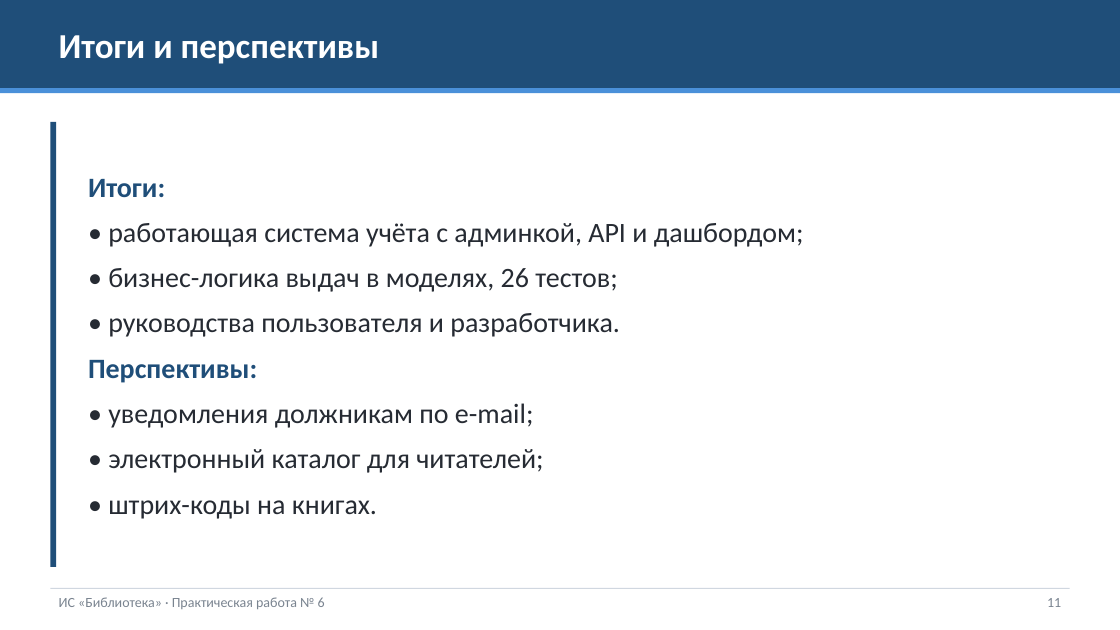
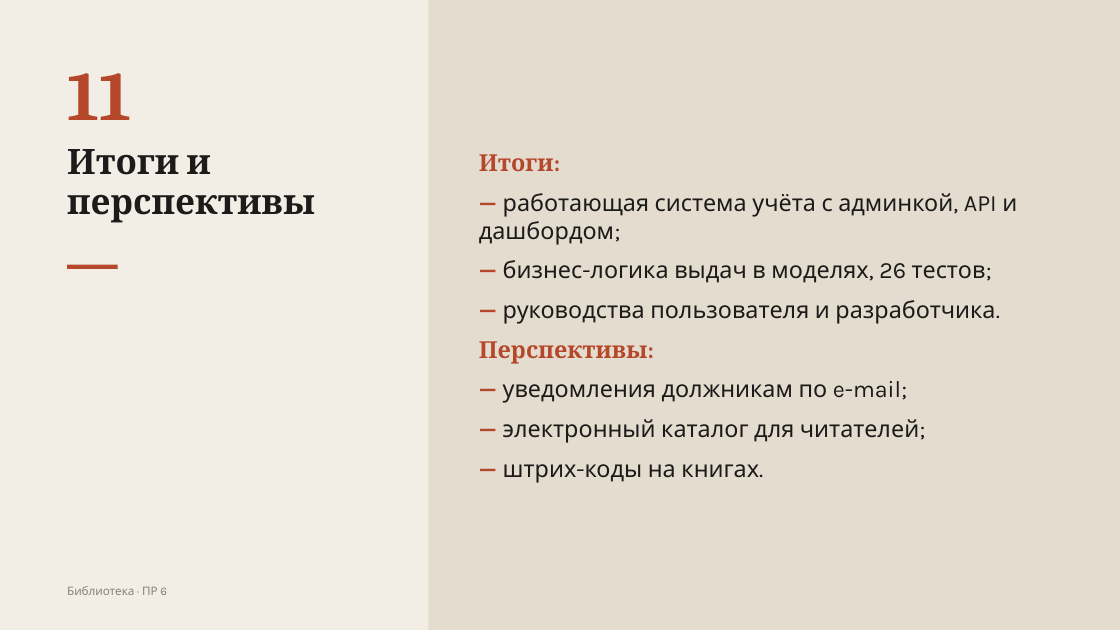
Before and after one commit to aaa111ws/MDK04.01-, a slide deck: slide 11 of pr6/Презентация.pptx. Drawn at 1120x630 pixels with LibreOffice and Linux fonts; fonts in the diff are those of the drawing. Boxes give left, top, right and bottom in pixels: in the first picture for what was removed or moved away, otherwise in the second. Text is boxed around its words. In the diff, an @@ line names an element or a change of style, - is before the commit and + after.

```diff
--- a/pr6/Презентация.pptx
+++ b/pr6/Презентация.pptx
@@ background #FFFFFF to #F3EEE5 @@
@@ rectangle removed at bbox=[0, 0, 1120, 88] @@
@@ rectangle added at bbox=[429, 0, 1120, 630], fill #E4DCCF @@
@@ text "11": place and size @@
-text "11" at bbox=[1047, 598, 1061, 607]
+text "11" at bbox=[67, 73, 131, 120]
@@ text "11" at bbox=[67, 73, 131, 120]: size 12 to 60 pt, font Calibri to Cambria, text colour #7A8490 to #B5482A, bold on; alignment right to left @@
@@ rectangle removed at bbox=[0, 88, 1120, 93] @@
@@ text "Итоги:": place and size @@
-text "Итоги:" at bbox=[88, 179, 804, 519]
+text "Итоги:" at bbox=[479, 154, 1017, 483]
@@ rectangle removed at bbox=[50, 122, 56, 567] @@
@@ text "Итоги и перспективы": place and size @@
-text "Итоги и перспективы" at bbox=[59, 35, 379, 64]
+text "Итоги и перспективы" at bbox=[67, 149, 315, 223]
@@ text "Итоги и перспективы" at bbox=[67, 149, 315, 223]: font Calibri to Cambria, text colour #FFFFFF to #1C1B19; line spacing 1 to 0.95; vertical alignment middle to top @@
@@ text at bbox=[479, 154, 648, 364]: size 24 to 20 pt, font Calibri to Cambria, text colour #1F4E79 to #B5482A in "Итоги:", "Перспективы:" @@
@@ text at bbox=[479, 193, 1017, 324]: text changed; size 24 to 20 pt; font Calibri to Karla; text colour #262B33 to #1C1B19 @@
-• работающая система учёта с админкой, API и дашбордом;
-• бизнес-логика выдач в моделях, 26 тестов;
-• руководства пользователя и разработчика.
+— работающая система учёта с админкой, API и дашбордом;
+— бизнес-логика выдач в моделях, 26 тестов;
+— руководства пользователя и разработчика.
@@ rectangle added at bbox=[67, 265, 118, 269], fill #B5482A @@
@@ text at bbox=[503, 381, 919, 483]: text changed; size 24 to 20 pt; font Calibri to Karla; text colour #262B33 to #1C1B19 @@
-• уведомления должникам по e-mail;
-• электронный каталог для читателей;
-• штрих-коды на книгах.
+— уведомления должникам по e-mail;
+— электронный каталог для читателей;
+— штрих-коды на книгах.
@@ rectangle removed at bbox=[50, 588, 1070, 589] @@
@@ text at bbox=[67, 586, 167, 595]: text changed; size 12 to 10 pt; font Calibri to Karla; text colour #7A8490 to #8A8178 @@
-ИС «Библиотека» · Практическая работа № 6
+Библиотека · ПР 6
```
Also in this commit, not shown: 11 other slides changed.
